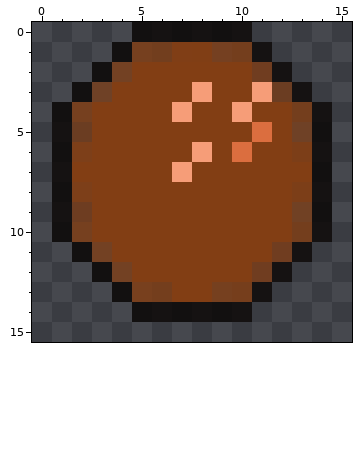
Two states of a pixel-art sprite, textures/items/otros/stwr_semilla_aguacate.png. Above: the version before the commit.
The file is 16x16 pixels. Colours within 5 levels of each other are drawn and written as one.
After the commit:
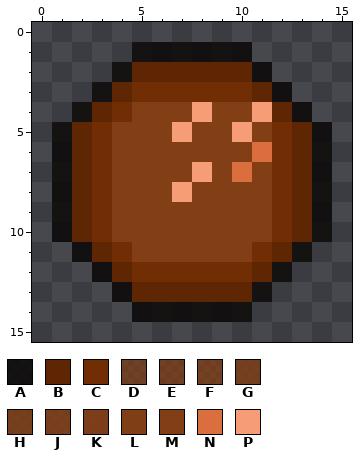
Palette (. is transparent): A #070301c6  B #5e2603  C #712e05  D #823e14af  E #823e14b7  F #823e14bf  G #823e14c7  H #823e14ce  J #823e14d5  K #823e14eb  L #823e14f7  M #823e14  N #db6e3f  P #f69d78
The edit:
y 0: x 5..10 AAAAAA -> ......
y 1: x 4..11 AHGLLGHA -> .AAAAAA.
y 2: x 3..12 AFMMMMMMFA -> .ABBBBBBA.
y 3: x 2..13 ADMMMMPMMPDA -> .ABCCCCCCBA.
y 4: x 1..4 AHMM -> .ABC; x 7..8 PM -> MP; x 10..14 PMMHA -> MPBA.
y 5: x 2..3 DM -> BC; x 7 M -> P; x 10..13 MNMD -> PMCB
y 6: x 2..3 KM -> BC; x 8 P -> M; x 10..13 NMMK -> MNCB
y 7: x 2..3 MM -> BC; x 7..8 PM -> MP; x 10 M -> N; x 12..13 MM -> CB
y 8: x 2..3 KM -> BC; x 7 M -> P; x 12..13 MK -> CB
y 9: x 2..3 EM -> BC; x 12..13 ME -> CB
y 10: x 2..3 HM -> BC; x 12..13 MH -> CB
y 11: x 3..4 FM -> BC; x 11..12 MF -> CB
y 12: x 4..11 FMMMMMMF -> BCCCCCCB
y 13: x 5..10 JHMMHJ -> BBBBBB
